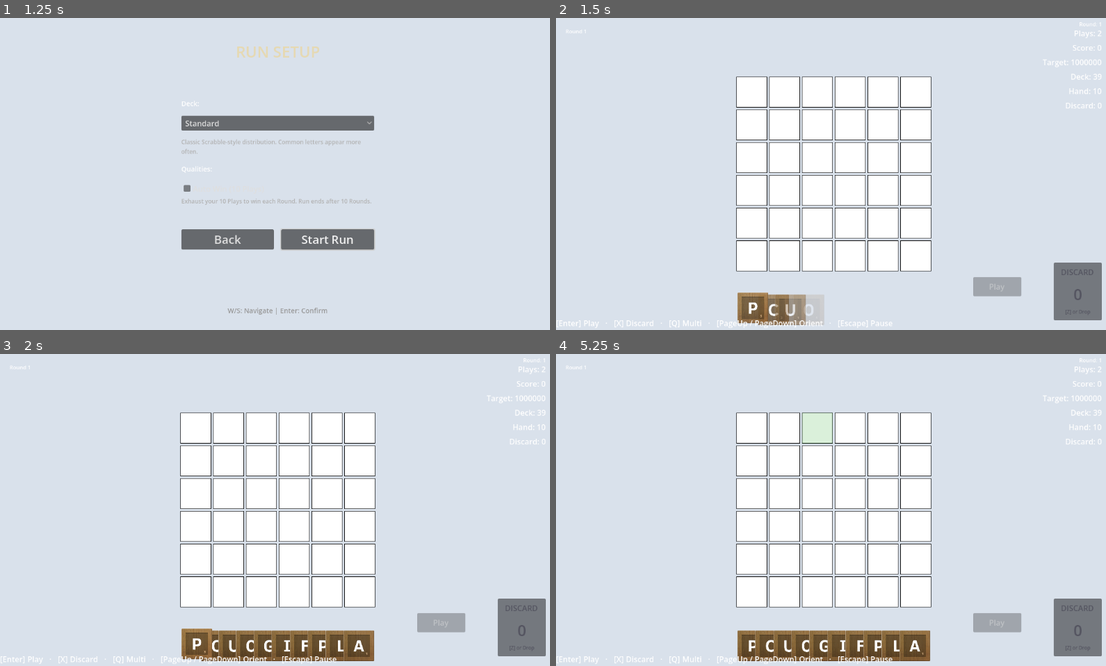
Above: before the commit, frames 1-4 (two rows, left to right).
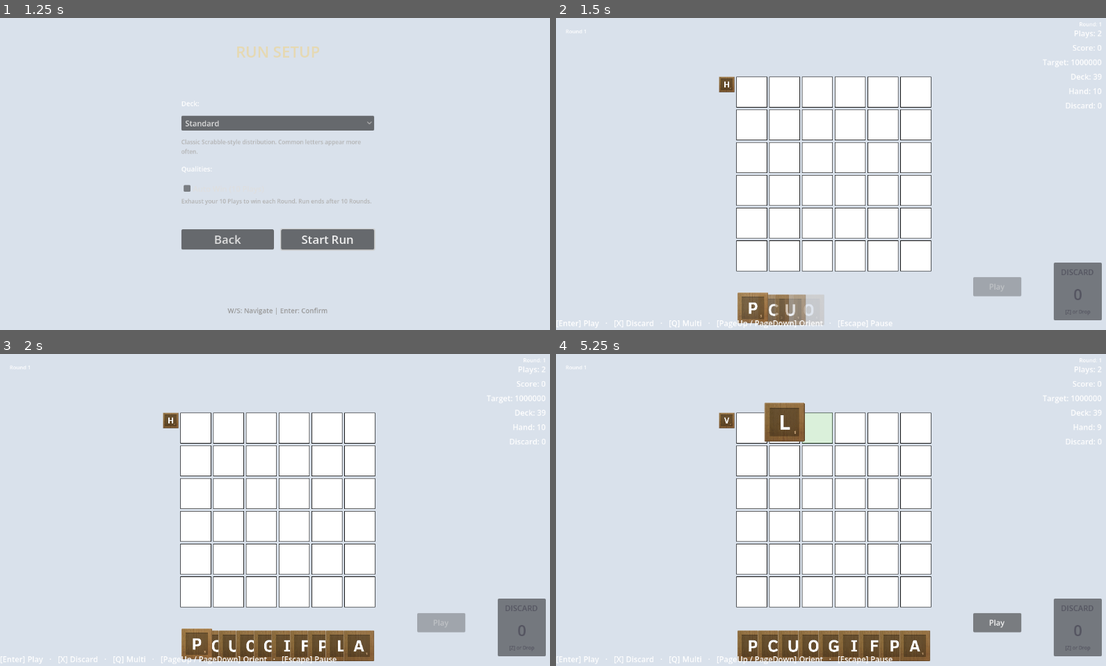
Above: after the commit, the same moments.

Repository: rcmilan/godot-scrabblerabble
Game: Godot game, scene res://scenes/title_screen/title_screen.tscn
The game is run twice, just before and just after one commit, with the same random seed, the same clock (stepped at 60 frames per second) and the same inputs.
Inputs (mouse positions are in pixels of both pictures, inside the frame that each line leads up to):
- Up to frame 1 (1.25 s): click "New Game" at 0.5 s
- Up to frame 2 (1.5 s): click "Start Run" at 1.25 s
- Up to frame 3 (2 s): no input
- Up to frame 4 (5.25 s): tap Enter (play_hand) at 2 s; drag from (754, 428) to (891, 441) at 2.02 s; click (726, 419) at 2.77 s; tap Space (confirm_action) at 3.5, 4.25 s; drag from (787, 428) to (803, 572) at 3.52 s; move the mouse to (820, 428) at 4.27 s; hold D (navigate_right) 4.28-5 s; tap L (draw_tiles) at 4.35 s; click (820, 428) at 4.42 s; click (996, 622) at 5 s, where only the run after the commit has a clickable "Play"

Frame 1 is identical in both runs. In frame 2, 0.1% of the frame differs, in the area x 29-33%, y 18-24%; in frame 3, 0.1%; in frame 4, 2.7%, in the area x 29-99%, y 15-99%.
Error before the commit: Parse Error: Cannot call the parent class' virtual function "_init()" because it hasn't been defined. (res://scripts/animation/drop/drop_tile_animation.gd:16)

Commit message:
005 boss entities: fix shop preview pool consumption, implement drop animation
- Added peek_round_config() to ProgressionRules for shop preview (does not consume boss from pool)
- Updated Main._on_shop_requested() to call peek_round_config() instead of get_round_config()
  This prevents double-consumption of boss pool: once during preview, once during actual round transition
- Fixed DropTileAnimation constructor (removed invalid super._init() call)
- Fixed PlayExecutor board.get_cell() calls to use correct (row, col) signature
- Added comprehensive manual testing checklist (T027-T032) for boss mechanics
- Logging improvements in BossRegistry, BossPool, ProgressionRules for debugging

Co-Authored-By: Claude Haiku 4.5 <noreply@anthropic.com>

Diff:
--- a/scenes/main.gd
+++ b/scenes/main.gd
@@ -221,8 +221,8 @@
 	_focus_cursor.deactivate()
 	_hide_gameplay_ui()
 
-	# Peek at next round config for display
-	var next_config: RoundConfig = RunManager.progression_rules.get_round_config(
+	# Peek at next round config for display (without consuming boss pool)
+	var next_config: RoundConfig = RunManager.progression_rules.peek_round_config(
 		RunManager.run_state
 	)
 	shop_overlay.show_shop(round_number, GameManager.get_current_score(), next_config)
--- a/scripts/animation/drop/drop_tile_animation.gd
+++ b/scripts/animation/drop/drop_tile_animation.gd
@@ -13,7 +13,6 @@
 
 ## Constructor: initialize motion parameters
 func _init() -> void:
-	super._init()
 	duration = 0.5
 	ease_type = Tween.EASE_IN
 	trans_type = Tween.TRANS_QUAD
--- a/scripts/controllers/play_executor.gd
+++ b/scripts/controllers/play_executor.gd
@@ -113,7 +113,7 @@
 	for row in range(board.rows):
 		var row_array: Array = []
 		for col in range(board.columns):
-			var cell = board.get_cell(Vector2i(col, row))
+			var cell = board.get_cell(row, col)
 			row_array.append(cell != null and cell.is_occupied())
 		grid_occupancy.append(row_array)
 
@@ -136,8 +136,8 @@
 	for movement in movements_raw:
 		var from_pos: Vector2i = movement["from"]
 		var to_pos: Vector2i = movement["to"]
-		var from_cell = board.get_cell(from_pos)
-		var to_cell = board.get_cell(to_pos)
+		var from_cell = board.get_cell(from_pos.y, from_pos.x)
+		var to_cell = board.get_cell(to_pos.y, to_pos.x)
 
 		if from_cell and from_cell.is_occupied() and to_cell:
 			resolved_movements.append({
--- a/scripts/domain/boss_pool.gd
+++ b/scripts/domain/boss_pool.gd
@@ -19,8 +19,10 @@
 ## Constructor: duplicates and shuffles the input boss array
 func _init(bosses: Array) -> void:
 	_shuffled_bosses = bosses.duplicate()
+	print("[BossPool] Initialized with %d bosses: %s" % [_shuffled_bosses.size(), _shuffled_bosses.map(func(b): return b.display_name)])
 	_shuffled_bosses.shuffle()
 	_current_index = 0
+	print("[BossPool] After shuffle: %s | Index: %d" % [_shuffled_bosses.map(func(b): return b.display_name), _current_index])
 
 
 ## Returns true if unselected bosses remain
@@ -32,9 +34,11 @@
 ## Returns null if pool is exhausted (caller should check has_next first)
 func next() -> Boss:
 	if not has_next():
+		print("[BossPool] next() called but pool exhausted (index=%d, total=%d)" % [_current_index, _shuffled_bosses.size()])
 		return null
 	var boss = _shuffled_bosses[_current_index]
 	_current_index += 1
+	print("[BossPool] next() returned: %s | New index: %d | Remaining: %d" % [boss.display_name, _current_index, get_remaining_count()])
 	return boss
 
 
--- a/scripts/domain/bosses/boss_registry.gd
+++ b/scripts/domain/bosses/boss_registry.gd
@@ -16,6 +16,7 @@
 ## Initialize the registry with all boss definitions
 func _init() -> void:
 	if _initialized:
+		print("[BossRegistry] Already initialized, skipping")
 		return
 
 	# Register Gravity boss
@@ -26,6 +27,7 @@
 		GravityBossHooks.new()
 	)
 	_bosses.append(gravity_boss)
+	print("[BossRegistry] Registered boss: %s | Total bosses: %d" % [gravity_boss.display_name, _bosses.size()])
 
 	_initialized = true
 
--- a/scripts/domain/progression_rules.gd
+++ b/scripts/domain/progression_rules.gd
@@ -15,6 +15,35 @@
 		_config = ProgressionConfig.new()
 
 
+## Peeks at next round config WITHOUT consuming from boss pool (safe for previews)
+func peek_round_config(run_state: RunState) -> RoundConfig:
+	var round_num: int = run_state.get_next_round_number()
+	var board_size: Vector2i = _calculate_board_size(round_num)
+	var target: int = _calculate_target_score(round_num)
+	var plays: int = run_state.plays_per_round
+	var hand: int = run_state.hand_size
+	var is_boss: bool = _is_boss_round(round_num)
+
+	# Peek at boss WITHOUT consuming from pool
+	var boss: Boss = null
+	if is_boss:
+		var boss_pool = run_state.get_boss_pool()
+		if boss_pool and boss_pool.has_next():
+			boss = boss_pool.peek()  # Peek, don't consume!
+			print("[ProgressionRules] Round %d peeked as boss round | Peeked boss: %s" % [round_num, boss.display_name if boss else "none"])
+
+	return RoundConfig.new(
+		round_num,
+		board_size.y,  # rows
+		board_size.x,  # columns
+		target,
+		plays,
+		hand,
+		is_boss,
+		boss
+	)
+
+
 func get_round_config(run_state: RunState) -> RoundConfig:
 	var round_num: int = run_state.get_next_round_number()
 	var board_size: Vector2i = _calculate_board_size(round_num)
@@ -27,8 +56,17 @@
 	var boss: Boss = null
 	if is_boss:
 		var boss_pool = run_state.get_boss_pool()
+		print("[ProgressionRules] Round %d is boss round | Pool state: %s | has_next=%s | remaining=%d" % [
+			round_num,
+			"exists" if boss_pool else "null",
+			boss_pool.has_next() if boss_pool else "N/A",
+			boss_pool.get_remaining_count() if boss_pool else 0
+		])
 		if boss_pool and boss_pool.has_next():
 			boss = boss_pool.next()
+			print("[ProgressionRules] Boss assigned: %s" % boss.display_name)
+		else:
+			print("[ProgressionRules] Boss pool exhausted - setting boss=null")
 		# If pool is exhausted, boss remains null (signals run should end)
 
 	return RoundConfig.new(
--- a/scripts/domain/run_state.gd
+++ b/scripts/domain/run_state.gd
@@ -31,7 +31,9 @@
 	# Initialize boss pool from registry
 	var boss_registry = BossRegistry.new()
 	var all_bosses = boss_registry.get_all_bosses()
+	print("[RunState] Boss registry returned %d bosses: %s" % [all_bosses.size(), all_bosses.map(func(b): return b.display_name)])
 	_boss_pool = BossPool.new(all_bosses)
+	print("[RunState] BossPool initialized with %d bosses | Pool ready: has_next=%s" % [_boss_pool.get_total_count(), _boss_pool.has_next()])
 
 
 func advance_round() -> void:
Not shown, added: specs/005-boss-entities/manual-testing-checklist.md
